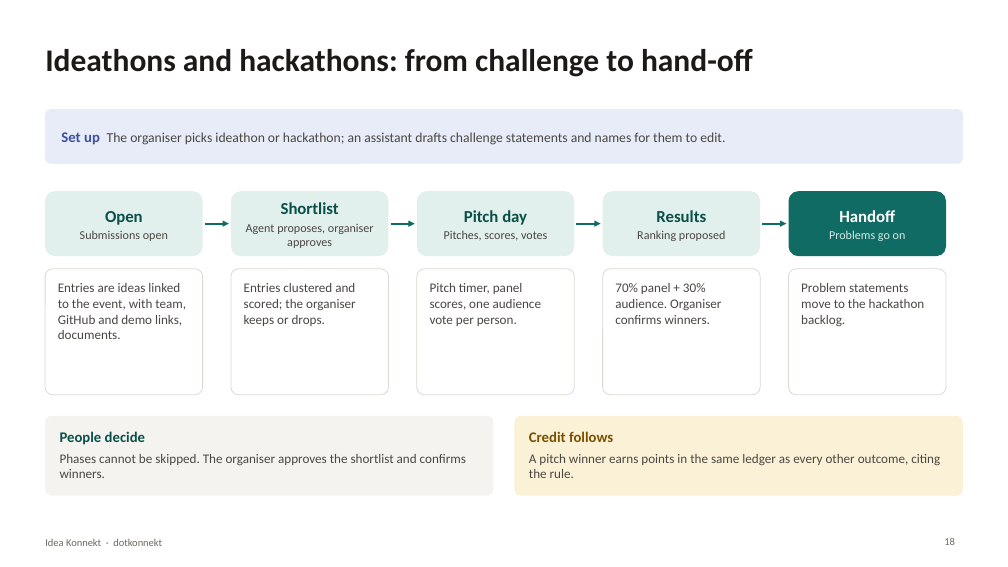
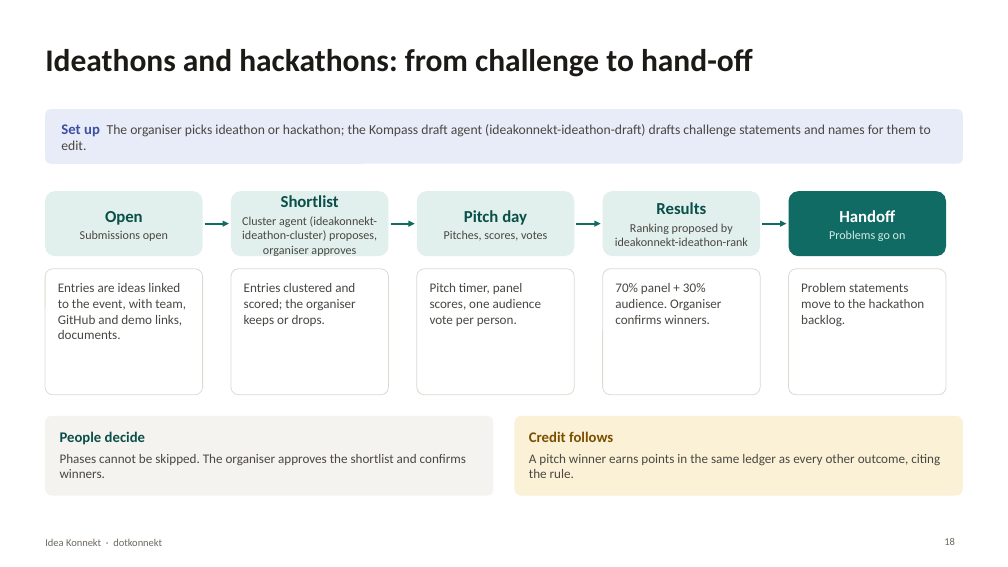
Before and after one commit to AmrithNiyogi/Idea-Hub, a slide deck: slide 18 of docs/project_docs/Idea_Konnekt_Demo.pptx. Drawn at 1008x567 pixels with LibreOffice and Linux fonts; fonts in the diff are those of the drawing. Boxes give left, top, right and bottom in pixels: in the first picture for what was removed or moved away, otherwise in the second. Text is boxed around its words. In the diff, an @@ line names an element or a change of style, - is before the commit and + after.

```diff
--- a/docs/project_docs/Idea_Konnekt_Demo.pptx
+++ b/docs/project_docs/Idea_Konnekt_Demo.pptx
@@ text in rounded rectangle at <box>61,124,931,150</box>: text changed @@
-Set up The organiser picks ideathon or hackathon; an assistant drafts challenge statements and names for them to edit.
+Set up The organiser picks ideathon or hackathon; the Kompass draft agent (ideakonnekt-ideathon-draft) drafts challenge statements and names for them to edit.
@@ text in rounded rectangle at <box>242,216,378,256</box>: text changed @@
-Agent proposes, organiser approves
+Cluster agent (ideakonnekt-ideathon-cluster) proposes, organiser approves
@@ text in rounded rectangle at <box>615,223,748,246</box>: text changed @@
-Ranking proposed
+Ranking proposed by ideakonnekt-ideathon-rank
```
Also in this commit, not shown: 4 other slides changed.
